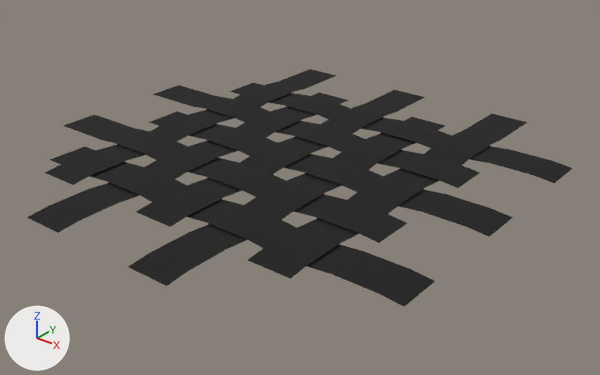
An edit to the Blender file head_Girl/tex_mat/helmet/fishnet.blend, drawn before and after from the same camera.
The view is the same before and after, from a 50 mm lens placed at (2.26, -2.7, 1.54), pointed at (0.1, 0.0, -0.13). Every picture has the same lights, and +X, +Y and +Z are marked at lower left. The picture after the commit comes second.
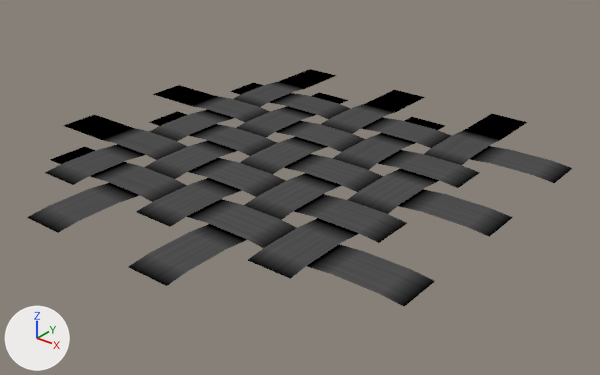
Boxes (x1, y1, x2, y2) around the edits, measured in the pictures (600 x 375 px):
'Plane.003', recoloured
    both: (50, 146, 435, 306)
'Plane.010', recoloured
    both: (248, 114, 527, 279)
'Plane.007', recoloured
    both: (128, 117, 445, 286)
'Plane.004', recoloured
    both: (63, 115, 407, 243)
'Plane', recoloured
    both: (149, 111, 513, 237)
'Plane.006', recoloured
    both: (136, 90, 425, 227)
'Plane.009', recoloured
    both: (27, 93, 348, 233)
'Plane.002', recoloured
    both: (153, 85, 480, 188)
'Plane.008', recoloured
    both: (45, 69, 336, 185)
'Plane.005', recoloured
    both: (230, 83, 572, 183)

Patch to the scene script:
```diff
--- a/head_Girl/tex_mat/helmet/fishnet.blend.py
+++ b/head_Girl/tex_mat/helmet/fishnet.blend.py
@@ mat_fishnet_bump @@
+mat_fishnet_bump = bpy.data.materials.new('Fishnet.Bump')
+# nodes: Emission, Mapping, Mix, OutputMaterial, SeparateXYZ, TexCoord, TexNoise
@@ me_plane @@
 me_plane.from_pydata(...)  # 28 vertices, 13 faces; spans x -0.8..1.1, y -0.1..0.1, z 0.0..0.01
-me_plane.materials.append(mat_material_001)
+me_plane.materials.append(mat_fishnet_bump)
```
